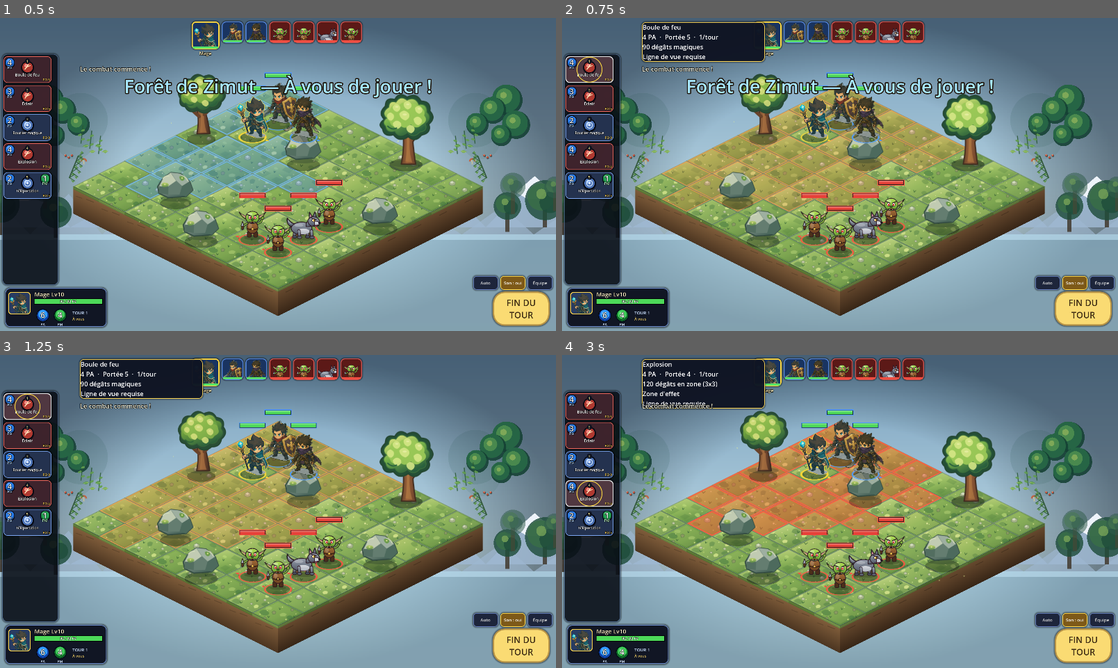
Above: before the commit, frames 1-4 (two rows, left to right).
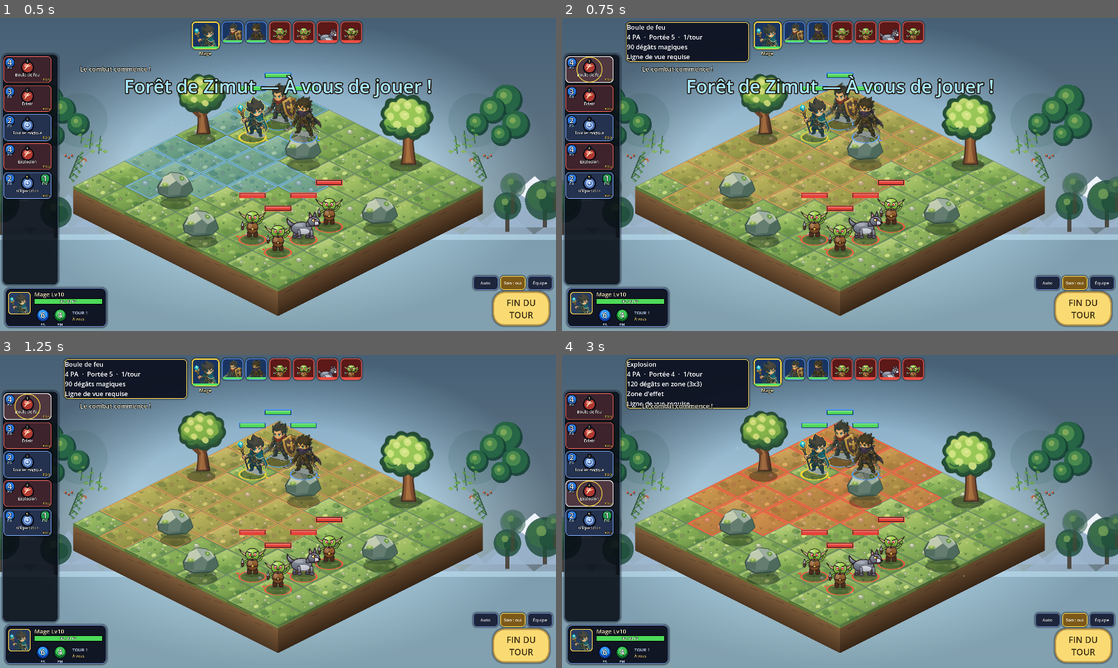
Above: after the commit, the same moments.

Repository: CharlieG42/Zimut
Game: Godot game, scene res://scenes/Main.tscn
The game is run twice, just before and just after one commit, with the same random seed, the same clock (stepped at 60 frames per second) and the same inputs. This scene is started directly instead of the project's main scene.
Inputs (mouse positions are in pixels of both pictures, inside the frame that each line leads up to):
- Up to frame 1 (0.5 s): no input
- Up to frame 2 (0.75 s): click (589, 68) at 0.52 s
- Up to frame 3 (1.25 s): no input
- Up to frame 4 (3 s): click (589, 436) at 1.27 s; click (589, 464) at 2.02 s; click (589, 492) at 2.77 s

Frame 1 is identical in both runs. In frame 2, 1.2% of the frame differs, in the area x 11-37%, y 0-15%; in frame 3, 1.2%; in frame 4, 1.4%, in the area x 11-37%, y 0-18%.

Commit message:
Enlarge spell column on phones for readability
The HUD renders at a fixed 1920x1080 resolution (stretch viewport), so
the 166x92 spell cards look tiny on phones like the S23+ / A55. On
Android/iOS the whole spell column is now scaled 1.6x: bigger cards,
touch targets and pill text (drawn via draw_set_transform), wider column
panel and repositioned spell tooltip. Desktop rendering is unchanged.

Co-authored-by: CharlieG42 <CharlieG42@users.noreply.github.com>

Diff:
--- a/prototype/zimut/scripts/UIManager.gd
+++ b/prototype/zimut/scripts/UIManager.gd
@@ -16,6 +16,11 @@
 const COL_PLAYER := Color(0.22, 0.45, 0.85)
 const COL_ENEMY := Color(0.80, 0.22, 0.20)
 const COL_SUMMON := Color(0.25, 0.70, 0.45)
+
+## Échelle des cartes de sorts sur téléphones : le HUD est rendu en 1920×1080
+## (stretch « viewport »), donc les cartes de 166 px paraissent minuscules sur
+## un écran de type S23+ / A55. On grossit toute la colonne sur mobile.
+const MOBILE_SPELL_SCALE := 1.6
 
 var game_manager: Node
 var _grid: Node
@@ -40,6 +45,11 @@
 var _cards: Array = []
 var _cards_owner: int = -1
 var _initialized: bool = false
+var _spell_scale: float = 1.0
+
+
+func _is_mobile() -> bool:
+	return OS.has_feature("android") or OS.has_feature("ios")
 
 
 func _ready() -> void:
@@ -71,6 +81,7 @@
 	var base_col: Color = Color(0.5, 0.2, 0.2)
 	var selected: bool = false
 	var usable: bool = true
+	var card_scale: float = 1.0
 
 	## Pastille ronde : valeur en gros, légende en petit à côté.
 	func _orb(c: Vector2, r: float, val: String, col: Color) -> void:
@@ -105,15 +116,21 @@
 		var font: Font = ThemeDB.fallback_font
 		var p: Dictionary = Combat.parse(spell)
 		var muted: Color = Color(0.42, 0.45, 0.52) if not usable else Color.WHITE
+		# Sur mobile, tout le contenu est dessiné dans un repère logique 166×92
+		# puis agrandi par cette transformation : même code, cible tactile plus grande.
+		var s: float = card_scale
+		var lw: float = size.x / s
+		var lh: float = size.y / s
+		draw_set_transform(Vector2.ZERO, 0.0, Vector2(s, s))
 		# Petites pastilles PA / PM, lisibles sans prendre trop de place.
 		_orb(Vector2(22, 22), 16.0, str(int(spell.get("cost_pa", 0))), Color(0.16, 0.50, 0.95))
 		_caption(Vector2(3, 44), 38.0, "PA", Color(0.4, 0.7, 1.0))
 		if int(spell.get("cost_pm", 0)) > 0:
-			_orb(Vector2(size.x - 22, 22), 16.0, str(int(spell["cost_pm"])), Color(0.14, 0.64, 0.32))
-			_caption(Vector2(size.x - 40, 44), 36.0, "PM", Color(0.45, 1.0, 0.58))
+			_orb(Vector2(lw - 22, 22), 16.0, str(int(spell["cost_pm"])), Color(0.14, 0.64, 0.32))
+			_caption(Vector2(lw - 40, 44), 36.0, "PM", Color(0.45, 1.0, 0.58))
 		# Motif central propre à la famille de sort (pas d'icône externe requise).
 		var icon_col: Color = base_col if usable else Color(0.34, 0.36, 0.41)
-		var center := Vector2(size.x * 0.5, 38.0)
+		var center := Vector2(lw * 0.5, 38.0)
 		draw_circle(center + Vector2(0, 2), 23.0, Color(0, 0, 0, 0.45))
 		draw_circle(center, 22.0, Color(0.025, 0.04, 0.08, 0.98))
 		draw_circle(center, 18.0, icon_col.darkened(0.25))
@@ -131,25 +148,26 @@
 		# Nom compact en deux lignes si nécessaire.
 		var spell_name: String = String(spell.get("name", "Sort"))
 		var name_size: int = 14 if spell_name.length() <= 12 else 12
-		var name_y: float = size.y - 23.0
+		var name_y: float = lh - 23.0
 		var name_text: String = spell_name
 		if name_text.length() > 18:
 			name_text = name_text.substr(0, 16) + "…"
-		draw_string_outline(font, Vector2(4, name_y), name_text, HORIZONTAL_ALIGNMENT_CENTER, size.x - 8, name_size, 3, Color(0, 0, 0, 0.95))
-		draw_string(font, Vector2(4, name_y), name_text, HORIZONTAL_ALIGNMENT_CENTER, size.x - 8, name_size, muted)
+		draw_string_outline(font, Vector2(4, name_y), name_text, HORIZONTAL_ALIGNMENT_CENTER, lw - 8, name_size, 3, Color(0, 0, 0, 0.95))
+		draw_string(font, Vector2(4, name_y), name_text, HORIZONTAL_ALIGNMENT_CENTER, lw - 8, name_size, muted)
 		# Portée et touche dans la bande inférieure.
 		var rng: int = int(spell.get("range", 1))
 		if String(p["target"]) == "self":
 			rng = 0
 		var range_text: String = "PO %s" % (str(rng) if rng < 99 else "∞")
 		var range_w: float = font.get_string_size(range_text, HORIZONTAL_ALIGNMENT_LEFT, -1, 11).x
-		draw_string_outline(font, Vector2(size.x - range_w - 5.0, size.y - 7.0), range_text, HORIZONTAL_ALIGNMENT_LEFT, range_w + 2.0, 11, 3, Color(0, 0, 0, 0.95))
-		draw_string(font, Vector2(size.x - range_w - 5.0, size.y - 7.0), range_text, HORIZONTAL_ALIGNMENT_LEFT, range_w + 2.0, 11, Color(1.0, 0.83, 0.35) if usable else muted)
+		draw_string_outline(font, Vector2(lw - range_w - 5.0, lh - 7.0), range_text, HORIZONTAL_ALIGNMENT_LEFT, range_w + 2.0, 11, 3, Color(0, 0, 0, 0.95))
+		draw_string(font, Vector2(lw - range_w - 5.0, lh - 7.0), range_text, HORIZONTAL_ALIGNMENT_LEFT, range_w + 2.0, 11, Color(1.0, 0.83, 0.35) if usable else muted)
 		if hotkey > 0:
-			draw_circle(Vector2(size.x * 0.5, 17.0), 9.0, Color(0.05, 0.07, 0.12, 0.95))
-			draw_string(font, Vector2(size.x * 0.5 - 5.0, 21.0), str(hotkey % 10), HORIZONTAL_ALIGNMENT_CENTER, 10.0, 11, Color(1.0, 0.92, 0.55))
+			draw_circle(Vector2(lw * 0.5, 17.0), 9.0, Color(0.05, 0.07, 0.12, 0.95))
+			draw_string(font, Vector2(lw * 0.5 - 5.0, 21.0), str(hotkey % 10), HORIZONTAL_ALIGNMENT_CENTER, 10.0, 11, Color(1.0, 0.92, 0.55))
 		if selected:
-			draw_arc(Rect2(Vector2(3, 3), size - Vector2(6, 6)).get_center(), minf(size.x, size.y) * 0.47, 0.0, TAU, 48, Color(1.0, 0.86, 0.25), 2.5, true)
+			draw_arc(Rect2(Vector2(3, 3), Vector2(lw - 6.0, lh - 6.0)).get_center(), minf(lw, lh) * 0.47, 0.0, TAU, 48, Color(1.0, 0.86, 0.25), 2.5, true)
+		draw_set_transform(Vector2.ZERO, 0.0, Vector2.ONE)
 
 
 func _flat(bg: Color, border: Color, radius: int = 14, bw: int = 3) -> StyleBoxFlat:
@@ -312,6 +330,7 @@
 		return
 	_initialized = true
 	game_manager = manager
+	_spell_scale = MOBILE_SPELL_SCALE if _is_mobile() else 1.0
 	# Le HUD doit toujours passer au-dessus des Node2D du plateau, y compris
 	# après les changements de scène et sur les exports Android.
 	layer = 20
@@ -397,7 +416,8 @@
 	_root.add_child(st)
 	_stats = st
 
-	# Barre de sorts
+	# Barre de sorts — la colonne s'élargit sur mobile (cartes agrandies).
+	var col_w: float = 190.0 * _spell_scale
 	_spell_scroll = ScrollContainer.new()
 	_spell_scroll.horizontal_scroll_mode = ScrollContainer.SCROLL_MODE_DISABLED
 	_spell_scroll.vertical_scroll_mode = ScrollContainer.SCROLL_MODE_AUTO
@@ -406,7 +426,7 @@
 	_spell_scroll.anchor_top = 0.0
 	_spell_scroll.anchor_bottom = 1.0
 	_spell_scroll.offset_left = 12.0
-	_spell_scroll.offset_right = 198.0
+	_spell_scroll.offset_right = 12.0 + col_w
 	_spell_scroll.offset_top = 132.0
 	_spell_scroll.offset_bottom = -166.0
 	_spell_scroll.mouse_filter = Control.MOUSE_FILTER_PASS
@@ -416,7 +436,7 @@
 	spell_panel.anchor_top = 0.0
 	spell_panel.anchor_bottom = 1.0
 	spell_panel.offset_left = 8.0
-	spell_panel.offset_right = 202.0
+	spell_panel.offset_right = 8.0 + col_w + 4.0
 	spell_panel.offset_top = 124.0
 	spell_panel.offset_bottom = -158.0
 	spell_panel.mouse_filter = Control.MOUSE_FILTER_IGNORE
@@ -424,7 +444,7 @@
 	_root.add_child(spell_panel)
 	_root.add_child(_spell_scroll)
 	_spell_box = VBoxContainer.new()
-	_spell_box.add_theme_constant_override("separation", 8)
+	_spell_box.add_theme_constant_override("separation", int(8.0 * _spell_scale))
 	_spell_scroll.add_child(_spell_box)
 
 	# Infobulle de sort
@@ -434,16 +454,16 @@
 	_tip_panel.anchor_right = 0.0
 	_tip_panel.anchor_top = 0.0
 	_tip_panel.anchor_bottom = 0.0
-	_tip_panel.offset_left = 276.0
-	_tip_panel.offset_right = 696.0
+	_tip_panel.offset_left = 24.0 + 190.0 * _spell_scale + 8.0
+	_tip_panel.offset_right = _tip_panel.offset_left + 420.0
 	_tip_panel.offset_top = 14.0
 	_tip_panel.offset_bottom = 150.0
 	_tip_panel.mouse_filter = Control.MOUSE_FILTER_IGNORE
 	_tip_panel.visible = false
 	_tip_label = Label.new()
-	_tip_label.add_theme_font_size_override("font_size", 22)
+	_tip_label.add_theme_font_size_override("font_size", int(22.0 * _spell_scale))
 	_tip_label.autowrap_mode = TextServer.AUTOWRAP_WORD_SMART
-	_tip_label.custom_minimum_size = Vector2(420, 0)
+	_tip_label.custom_minimum_size = Vector2(420.0 * _spell_scale, 0)
 	_tip_panel.add_child(_tip_label)
 	_root.add_child(_tip_panel)
 
@@ -651,7 +671,8 @@
 		card.gm = game_manager
 		card.hotkey = idx if idx <= 10 else 0
 		card.base_col = _kind_color(spell)
-		card.custom_minimum_size = Vector2(166, 92)
+		card.card_scale = _spell_scale
+		card.custom_minimum_size = Vector2(166.0 * _spell_scale, 92.0 * _spell_scale)
 		card.text = ""
 		card.tooltip_text = String(spell["name"]) + " · " + str(int(spell.get("cost_pa", 0))) + " PA · Portée " + str(int(spell.get("range", 1)))
 		var nlen: int = String(spell["name"]).length()
